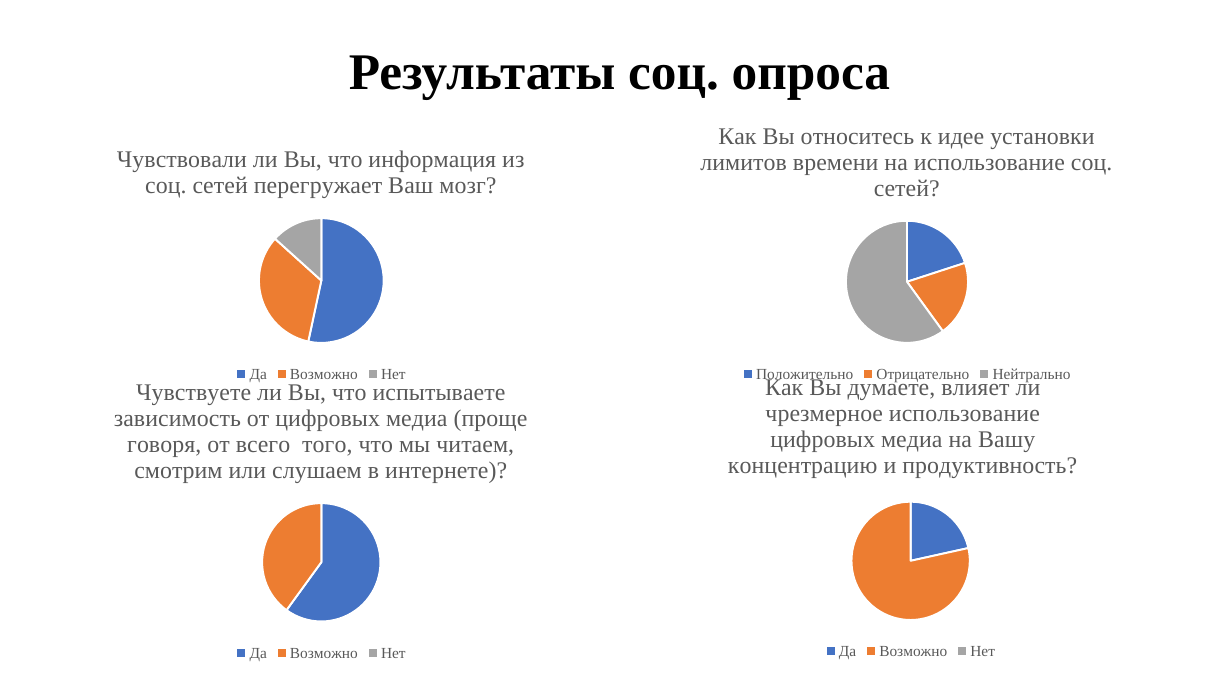
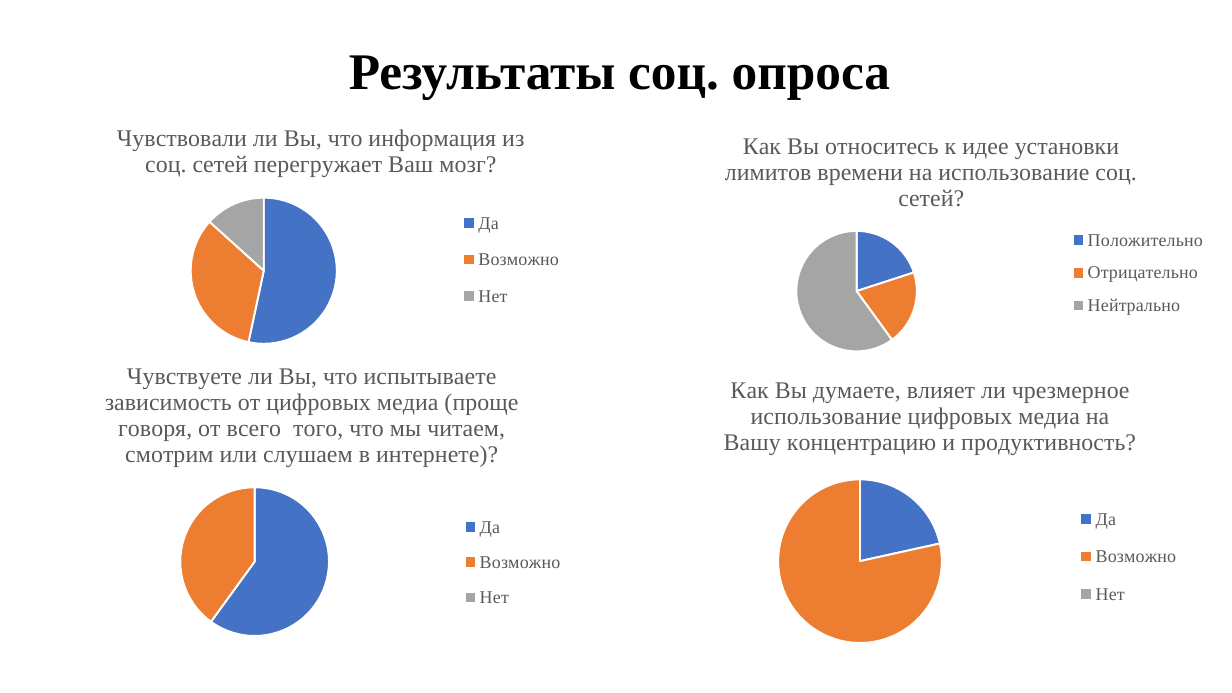
Before and after one commit to DronSyperlol/VirtualCurator, a slide deck: slide 14 of Docs/Куратор - виртуальный куратор.pptx. Drawn at 1232x693 pixels with LibreOffice and Linux fonts; fonts in the diff are those of the drawing. Boxes give left, top, right and bottom in pixels: in the first picture for what was removed or moved away, otherwise in the second. Text is boxed around its words. In the diff, an @@ line names an element or a change of style, - is before the commit and + after.

```diff
--- a/Docs/Куратор - виртуальный куратор.pptx
+++ b/Docs/Куратор - виртуальный куратор.pptx
@@ pie chart at bbox=[43, 109, 600, 357] @@
-Чувствовали ли Вы, что информация из соц. сетей перегружает Ваш мозг?: 53, 33, 13, -
+Чувствовали ли Вы, что информация из соц. сетей перегружает Ваш мозг?: 53, 33, 13
@@ legend changed @@
@@ pie chart: place and size @@
-pie chart at bbox=[43, 129, 600, 386]
+pie chart at bbox=[43, 109, 600, 357]
@@ pie chart at bbox=[634, 116, 1229, 365] @@
-Как Вы относитесь к идее установки лимитов времени на использование соц. сетей?: 20, 20, 60, -
+Как Вы относитесь к идее установки лимитов времени на использование соц. сетей?: 20, 20, 60
@@ legend changed @@
@@ pie chart: place and size @@
-pie chart at bbox=[616, 105, 1199, 386]
+pie chart at bbox=[634, 116, 1229, 365]
@@ pie chart at bbox=[14, 346, 610, 649] @@
-Чувствуете ли Вы, что испытываете зависимость от цифровых медиа (проще говоря, от всего  того, что мы читаем, смотрим ил: 60, 40, 0, -
+Чувствуете ли Вы, что испытываете зависимость от цифровых медиа (проще говоря, от всего  того, что мы читаем, смотрим ил: 60, 40, 0
@@ legend changed @@
@@ pie chart: place and size @@
-pie chart at bbox=[23, 361, 619, 665]
+pie chart at bbox=[14, 346, 610, 649]
@@ pie chart at bbox=[648, 363, 1187, 655] @@
-Как Вы думаете, влияет ли чрезмерное использование цифровых медиа на Вашу концентрацию и продуктивность?: 22, 78, 0, -
+Как Вы думаете, влияет ли чрезмерное использование цифровых медиа на Вашу концентрацию и продуктивность?: 22, 78, 0
@@ legend changed @@
@@ pie chart: place and size @@
-pie chart at bbox=[665, 360, 1157, 663]
+pie chart at bbox=[648, 363, 1187, 655]
```
Also in this commit, not shown: 1 other slide changed.
